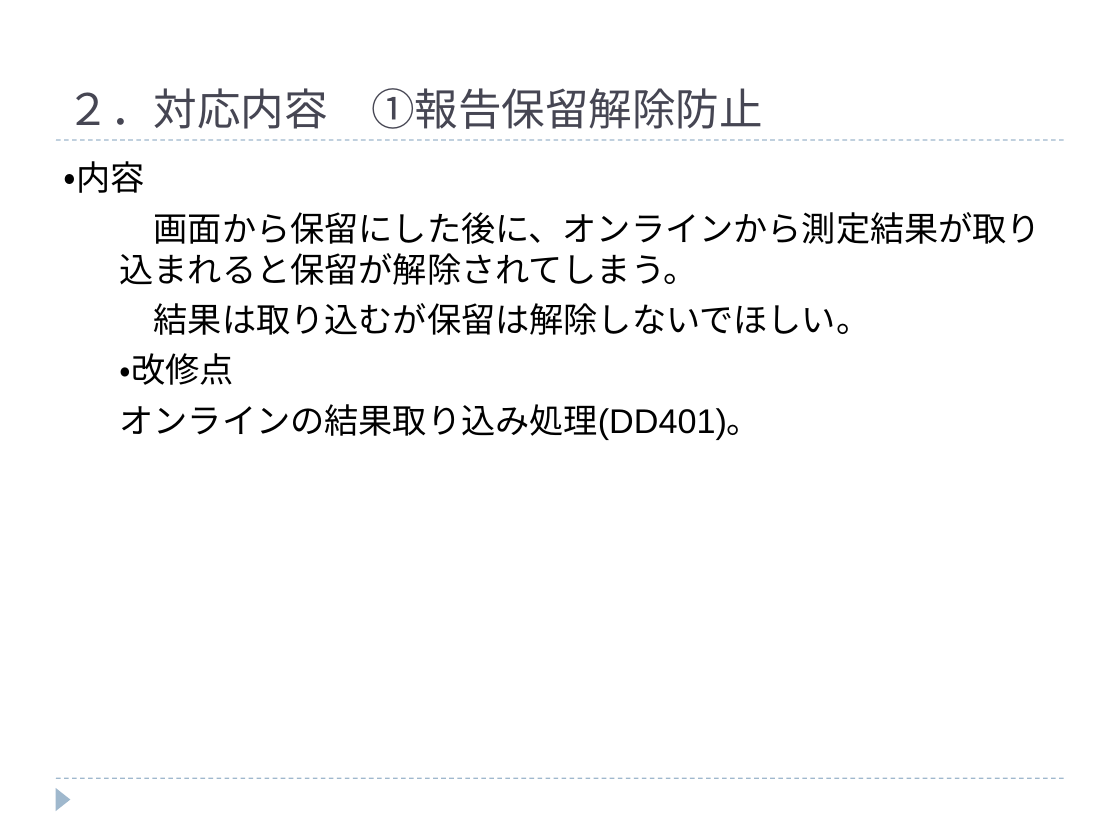
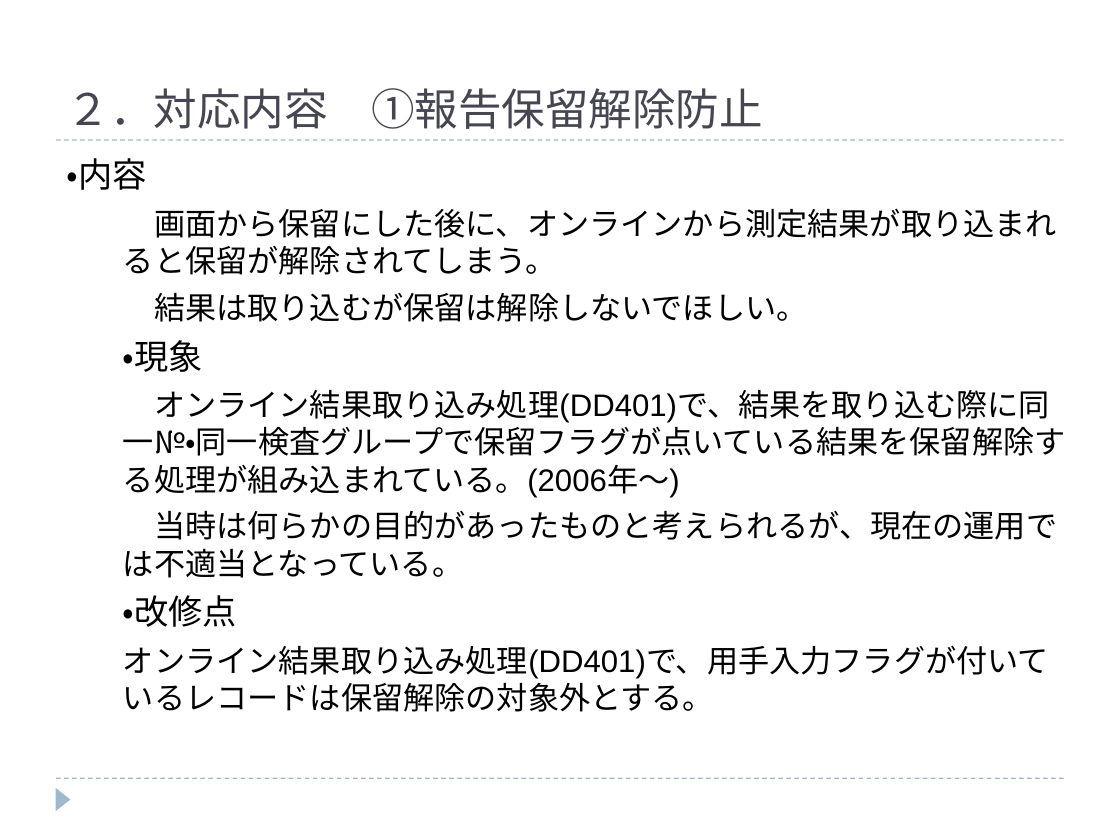
Before and after one commit to hanyutatsuya/Chemistory, a slide deck: slide 4 of 次期システム対応/レビュー/ケミストリー次期先行対応.ppt. Drawn at 1120x840 pixels with LibreOffice and Linux fonts; fonts in the diff are those of the drawing. Boxes give left, top, right and bottom in pixels: in the first picture for what was removed or moved away, otherwise in the second. Text is boxed around its words. In the diff, an @@ line names an element or a change of style, - is before the commit and + after.

```diff
--- a/次期システム対応/レビュー/ケミストリー次期先行対応.ppt
+++ b/次期システム対応/レビュー/ケミストリー次期先行対応.ppt
@@ text at (x1=67, y1=158, x2=1057, y2=322): size 24 to 22 pt in "・内容"; size 22 to 20 pt in "画面から保留にした後に、オンラインから測定結果が取り込まれると保留が解除されてしまう。", "結果は取り込むが保留は解除しないでほしい。" @@
@@ text at (x1=123, y1=340, x2=1066, y2=578): paragraphs added @@
+・現象
+  オンライン結果取り込み処理(DD401)で、結果を取り込む際に同一№・同一検査グループで保留フラグが点いている結果を保留解除する処理が組み込まれている。(2006年～)
+  当時は何らかの目的があったものと考えられるが、現在の運用では不適当となっている。
@@ text at (x1=123, y1=645, x2=1049, y2=712): text changed; size 22 to 20 pt @@
-  オンラインの結果取り込み処理(DD401)。
+  オンライン結果取り込み処理(DD401)で、用手入力フラグが付いているレコードは保留解除の対象外とする。
```
Also in this commit, not shown: 3 other slides changed, 7 slides added, 2 slides removed.
